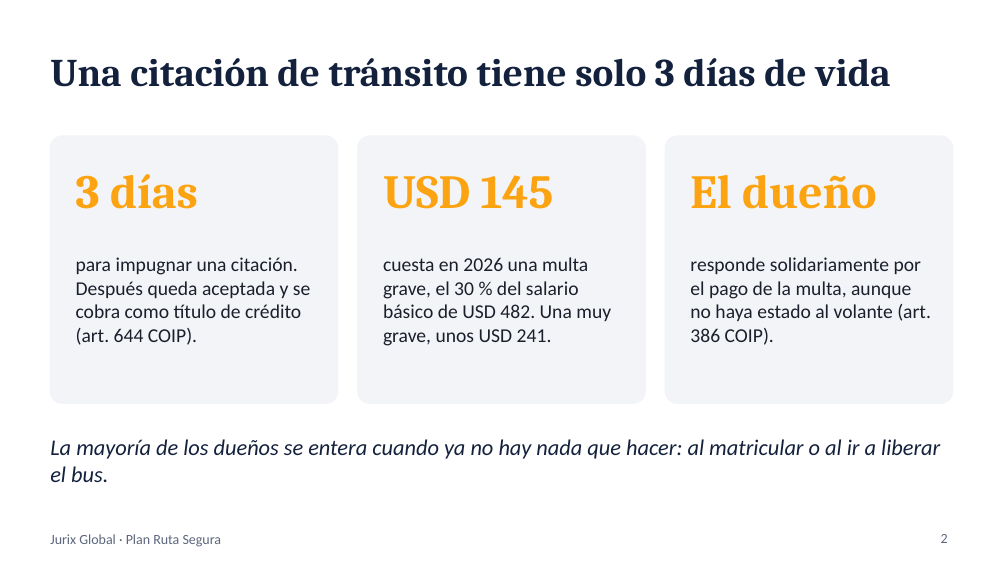
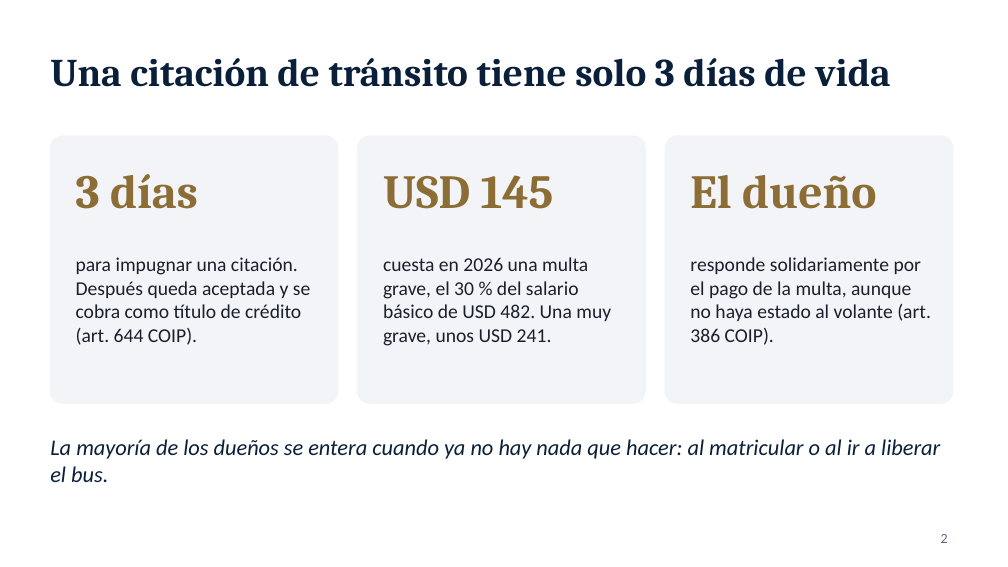
Before and after one commit to fernandotufino1983-arch/Almacenamiento-claude, a slide deck: slide 2 of jurix-global/presentacion-plan-ruta-segura-version-b.pptx. Drawn at 1008x567 pixels with LibreOffice and Linux fonts; fonts in the diff are those of the drawing; background and template pictures are left out. Boxes give left, top, right and bottom in pixels: in the first picture for what was removed or moved away, otherwise in the second. Text is boxed around its words. In the diff, an @@ line names an element or a change of style, - is before the commit and + after.

```diff
--- a/jurix-global/presentacion-plan-ruta-segura-version-b.pptx
+++ b/jurix-global/presentacion-plan-ruta-segura-version-b.pptx
@@ text colour #FCA311 to #8C6D36 in 3 elements at (76,174,198,209), (383,175,554,209), (690,175,876,209) @@
@@ text removed at (50,534,222,547) @@
-Jurix Global · Plan Ruta Segura
```
Also in this commit, not shown: 10 other slides changed, 5 other files.
